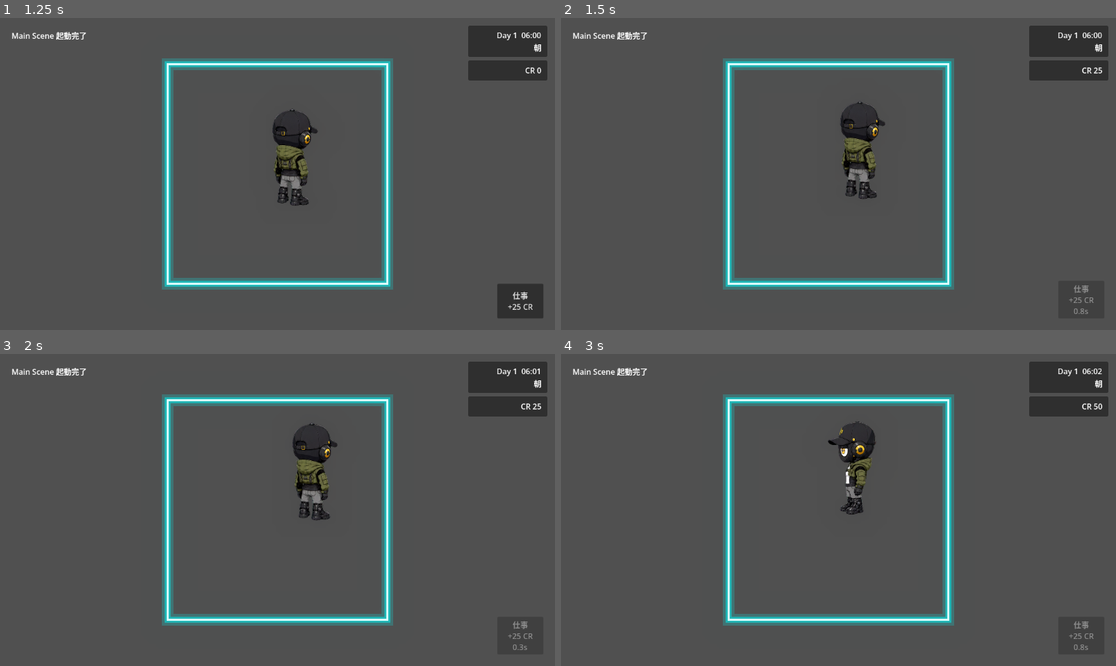
Above: before the commit, frames 1-4 (two rows, left to right).
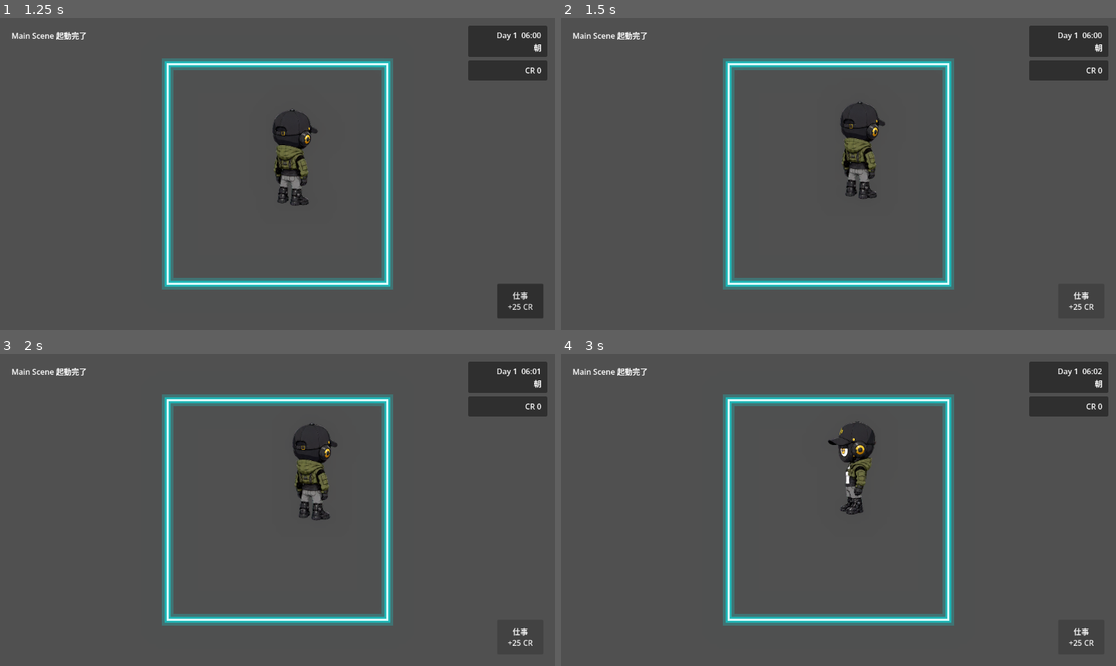
Above: after the commit, the same moments.

Repository: grimoire1089-coder/optimistic
Game: Godot game, scene res://Scenes/Boot/TitleScene.tscn
Same seed, same stepped clock (60 frames per second), same inputs: the game is played once before the commit and once after it.
Inputs (mouse positions are in pixels of both pictures, inside the frame that each line leads up to):
- Up to frame 1 (1.25 s): click "はじめる" at 0.5 s
- Up to frame 2 (1.5 s): click "仕事 +25 CR" at 1.25 s
- Up to frame 3 (2 s): no input
- Up to frame 4 (3 s): click (1082, 637) at 2 s, where only the run after the commit has a clickable "仕事 +25 CR"; click "仕事 +25 CR" at 2.75 s

Frame 1 is identical in both runs. In frame 2, 0.2% of the frame differs, in the area x 91-98%, y 15-95%; in frame 3, 0.2%; in frame 4, 0.2%.
Error after the commit: Parse Error: Could not find type "WorkMenu" in the current scope. (res://Scripts/UI/HUD/WorkCreditButton.gd:14)

Commit message:
Make work button open work menu

Diff:
--- a/Scripts/UI/HUD/WorkCreditButton.gd
+++ b/Scripts/UI/HUD/WorkCreditButton.gd
@@ -1,45 +1,19 @@
 extends Button
 class_name WorkCreditButton
 
-@export var reward_amount: int = 25
-@export var reward_reason: String = "work_button"
-@export var cooldown_seconds: float = 1.0
 @export var label_text: String = "仕事"
-
-var _cooldown_left: float = 0.0
+@export var work_menu_path: NodePath = NodePath("../WorkMenu")
 
 
 func _ready() -> void:
+	text = label_text
 	pressed.connect(_on_pressed)
-	_refresh_label()
-
-
-func _process(delta: float) -> void:
-	if _cooldown_left <= 0.0:
-		return
-
-	_cooldown_left = maxf(_cooldown_left - delta, 0.0)
-	disabled = _cooldown_left > 0.0
-	_refresh_label()
 
 
 func _on_pressed() -> void:
-	if _cooldown_left > 0.0:
+	var work_menu := get_node_or_null(work_menu_path) as WorkMenu
+	if work_menu == null:
+		push_warning("仕事UIが見つかりません: %s" % work_menu_path)
 		return
 
-	var added := CreditWallet.add(reward_amount, reward_reason)
-	if not added:
-		return
-
-	_cooldown_left = cooldown_seconds
-	disabled = true
-	_refresh_label()
-
-
-func _refresh_label() -> void:
-	if _cooldown_left > 0.0:
-		text = "%s\n+%d CR\n%.1fs" % [label_text, reward_amount, _cooldown_left]
-		return
-
-	disabled = false
-	text = "%s\n+%d CR" % [label_text, reward_amount]
+	work_menu.open_menu()
